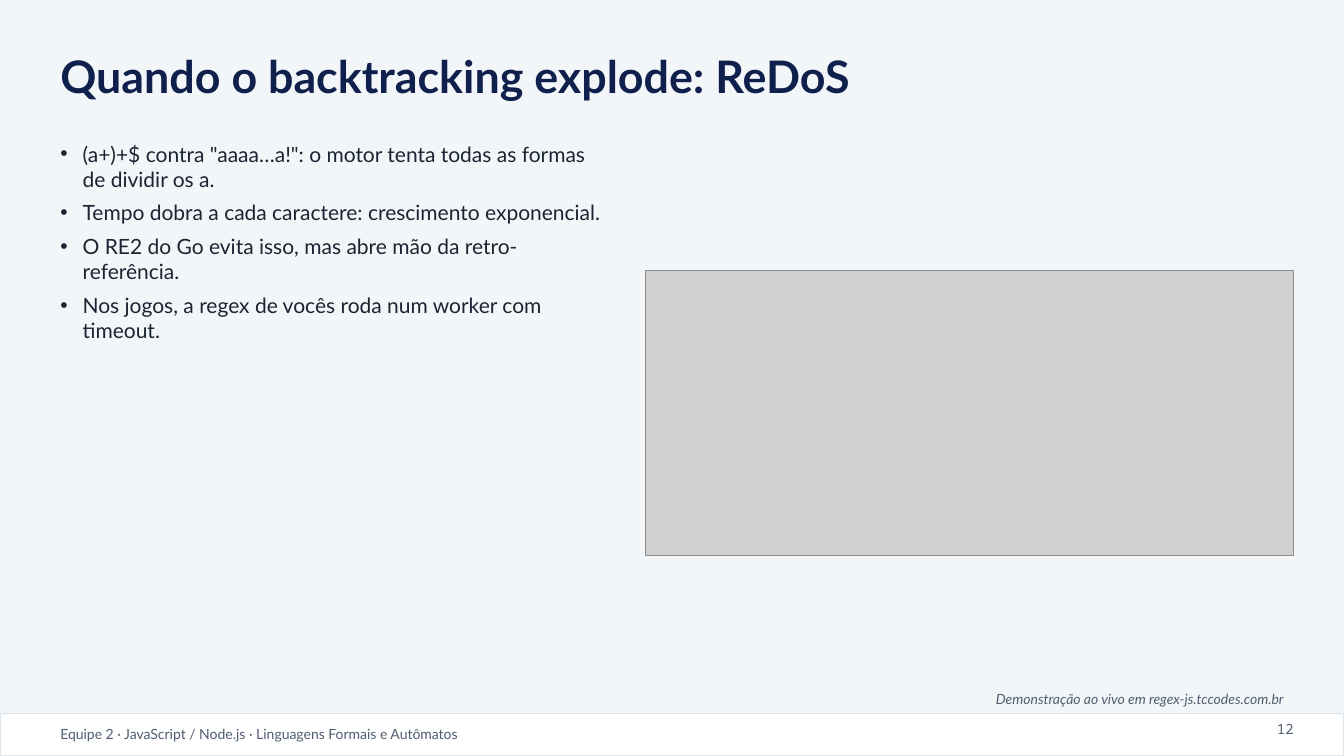
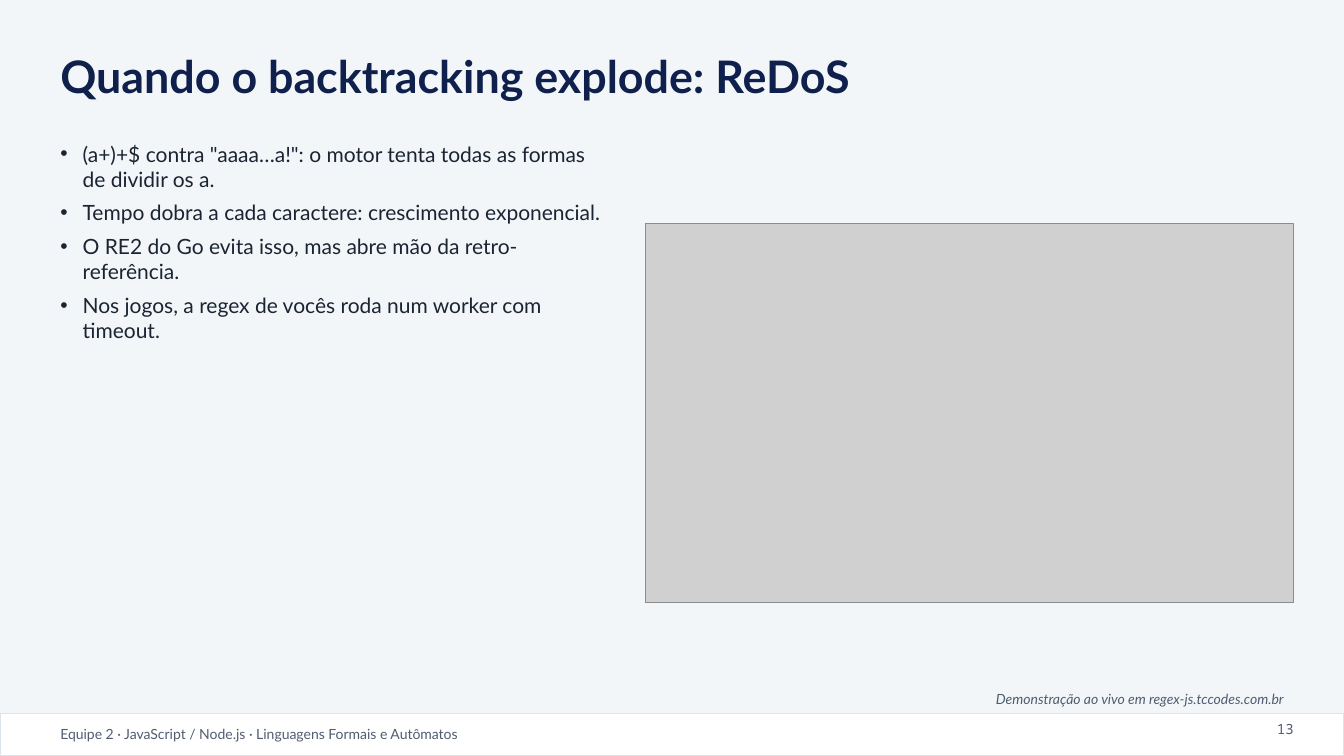
Before and after one commit to ThiagoCCarmona/regex-js, a slide deck: slide 13 of equipe_02_javascript/apresentacao.pptx (slide 12 before the commit). Drawn at 1344x756 pixels with LibreOffice and Linux fonts; fonts in the diff are those of the drawing; grey boxes stand for pictures. Boxes give left, top, right and bottom in pixels: in the first picture for what was removed or moved away, otherwise in the second. Text is boxed around its words. In the diff, an @@ line names an element or a change of style, - is before the commit and + after.

```diff
--- a/equipe_02_javascript/apresentacao.pptx
+++ b/equipe_02_javascript/apresentacao.pptx
@@ picture: place and size @@
-picture at [645,270,1294,556]
+picture at [645,224,1294,603]
@@ page number at [1277,724,1294,734]: text changed @@
-12
+13
```
Also in this commit, not shown: 11 other slides changed, 1 slide added, 25 other files.
